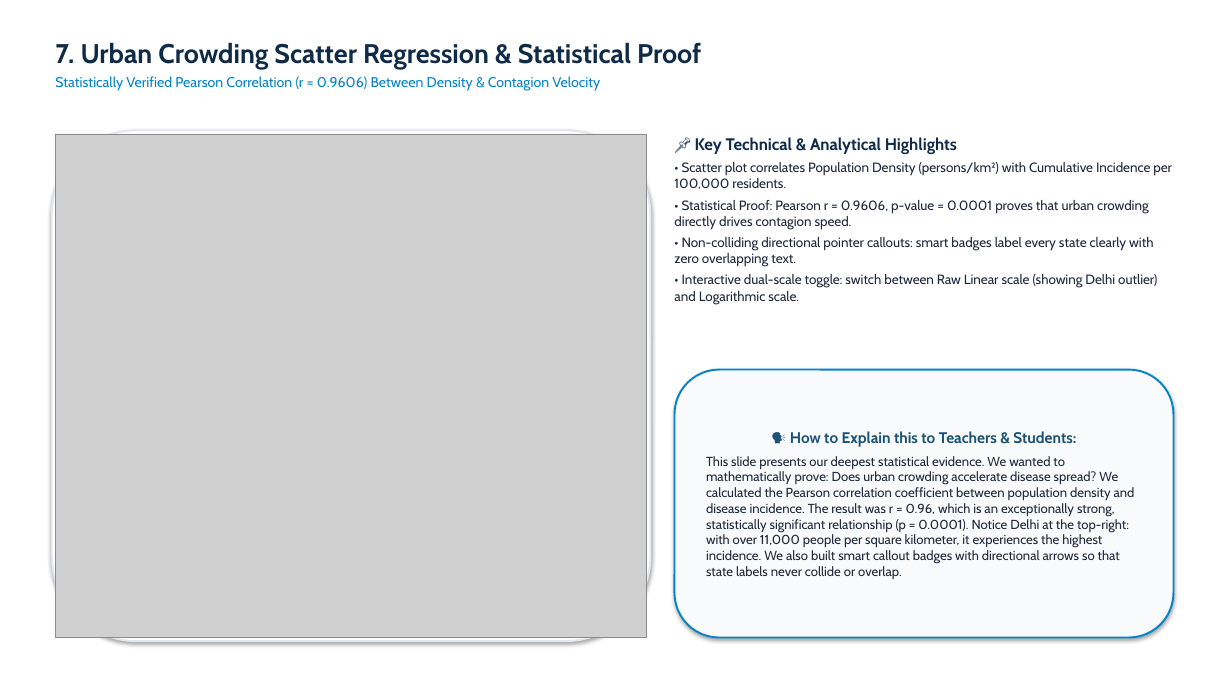
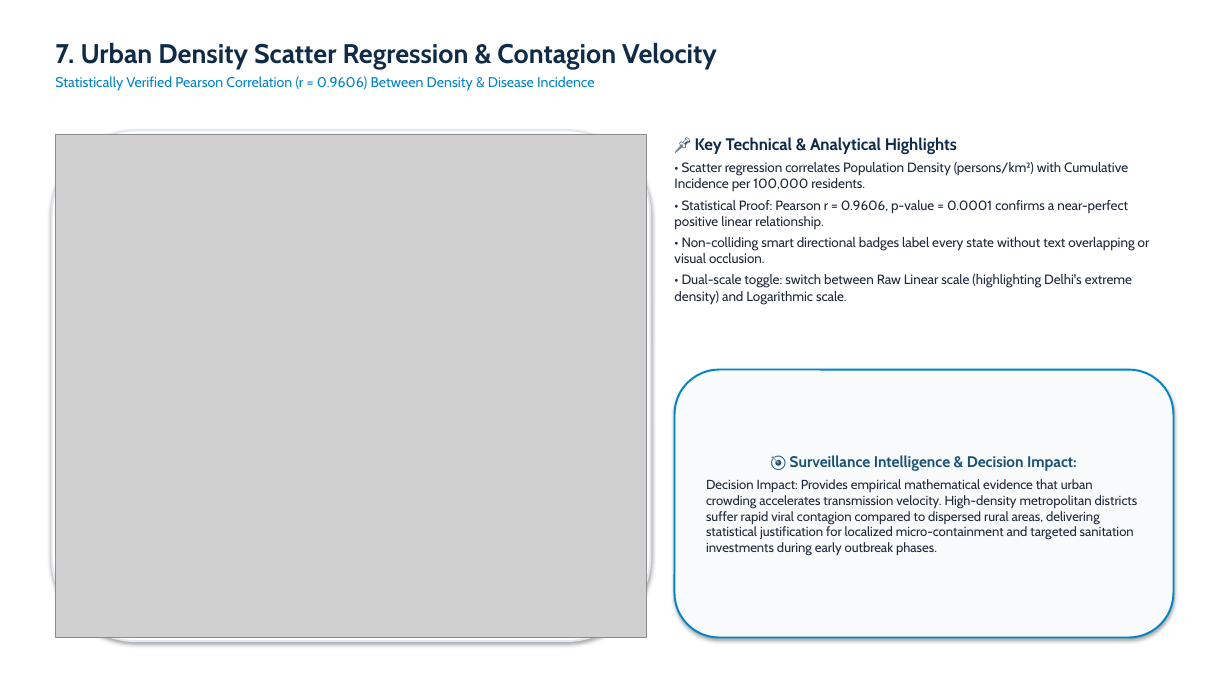
Before and after one commit to Argjain/2500320140031-disease-trend-analysis., a slide deck: slide 8 of docs/18_ArgJain_DiseaseTrendAnalysis_Presentation.pptx. Drawn at 1232x693 pixels with LibreOffice and Linux fonts; fonts in the diff are those of the drawing; grey boxes stand for pictures. Boxes give left, top, right and bottom in pixels: in the first picture for what was removed or moved away, otherwise in the second. Text is boxed around its words. In the diff, an @@ line names an element or a change of style, - is before the commit and + after.

```diff
--- a/docs/18_ArgJain_DiseaseTrendAnalysis_Presentation.pptx
+++ b/docs/18_ArgJain_DiseaseTrendAnalysis_Presentation.pptx
@@ text at [55, 42, 717, 91]: text changed @@
-7. Urban Crowding Scatter Regression & Statistical Proof
-Statistically Verified Pearson Correlation (r = 0.9606) Between Density & Contagion Velocity
+7. Urban Density Scatter Regression & Contagion Velocity
+Statistically Verified Pearson Correlation (r = 0.9606) Between Density & Disease Incidence
@@ text at [674, 162, 1150, 304]: text changed @@
-• Scatter plot correlates Population Density (persons/km²) with Cumulative Incidence per 100,000 residents.
-• Statistical Proof: Pearson r = 0.9606, p-value = 0.0001 proves that urban crowding directly drives contagion speed.
-• Non-colliding directional pointer callouts: smart badges label every state clearly with zero overlapping text.
-• Interactive dual-scale toggle: switch between Raw Linear scale (showing Delhi outlier) and Logarithmic scale.
+• Scatter regression correlates Population Density (persons/km²) with Cumulative Incidence per 100,000 residents.
+• Statistical Proof: Pearson r = 0.9606, p-value = 0.0001 confirms a near-perfect positive linear relationship.
+• Non-colliding smart directional badges label every state without text overlapping or visual occlusion.
+• Dual-scale toggle: switch between Raw Linear scale (highlighting Delhi's extreme density) and Logarithmic scale.
@@ text in rounded rectangle at [706, 455, 1138, 556]: text changed @@
-🗣️ How to Explain this to Teachers & Students:
-This slide presents our deepest statistical evidence. We wanted to mathematically prove: Does urban crowding accelerate disease spread? We calculated the Pearson correlation coefficient between population density and disease incidence. The result was r = 0.96, which is an exceptionally strong, statistically significant relationship (p = 0.0001). Notice Delhi at the top-right: with over 11,000 people per square kilometer, it experiences the highest incidence. We also built smart callout badges with directional arrows so that state labels never collide or overlap.
+🎯 Surveillance Intelligence & Decision Impact:
+Decision Impact: Provides empirical mathematical evidence that urban crowding accelerates transmission velocity. High-density metropolitan districts suffer rapid viral contagion compared to dispersed rural areas, delivering statistical justification for localized micro-containment and targeted sanitation investments during early outbreak phases.
```
Also in this commit, not shown: 11 other slides changed, 2 slides added, 2 slides removed, 19 other files.
